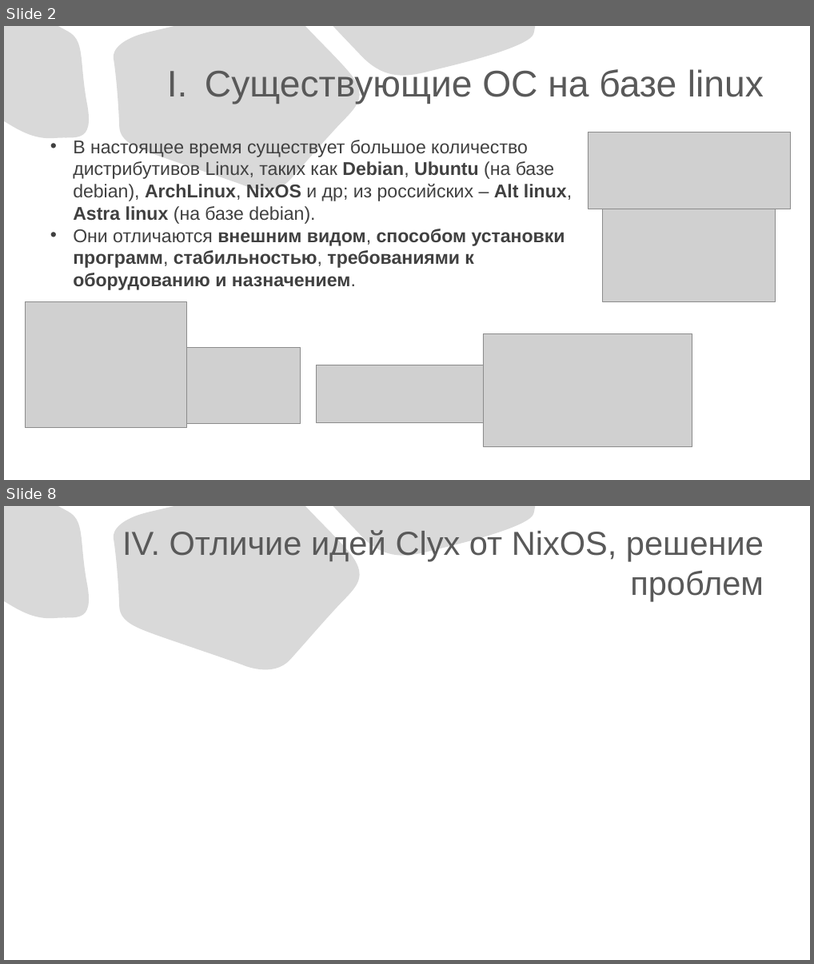
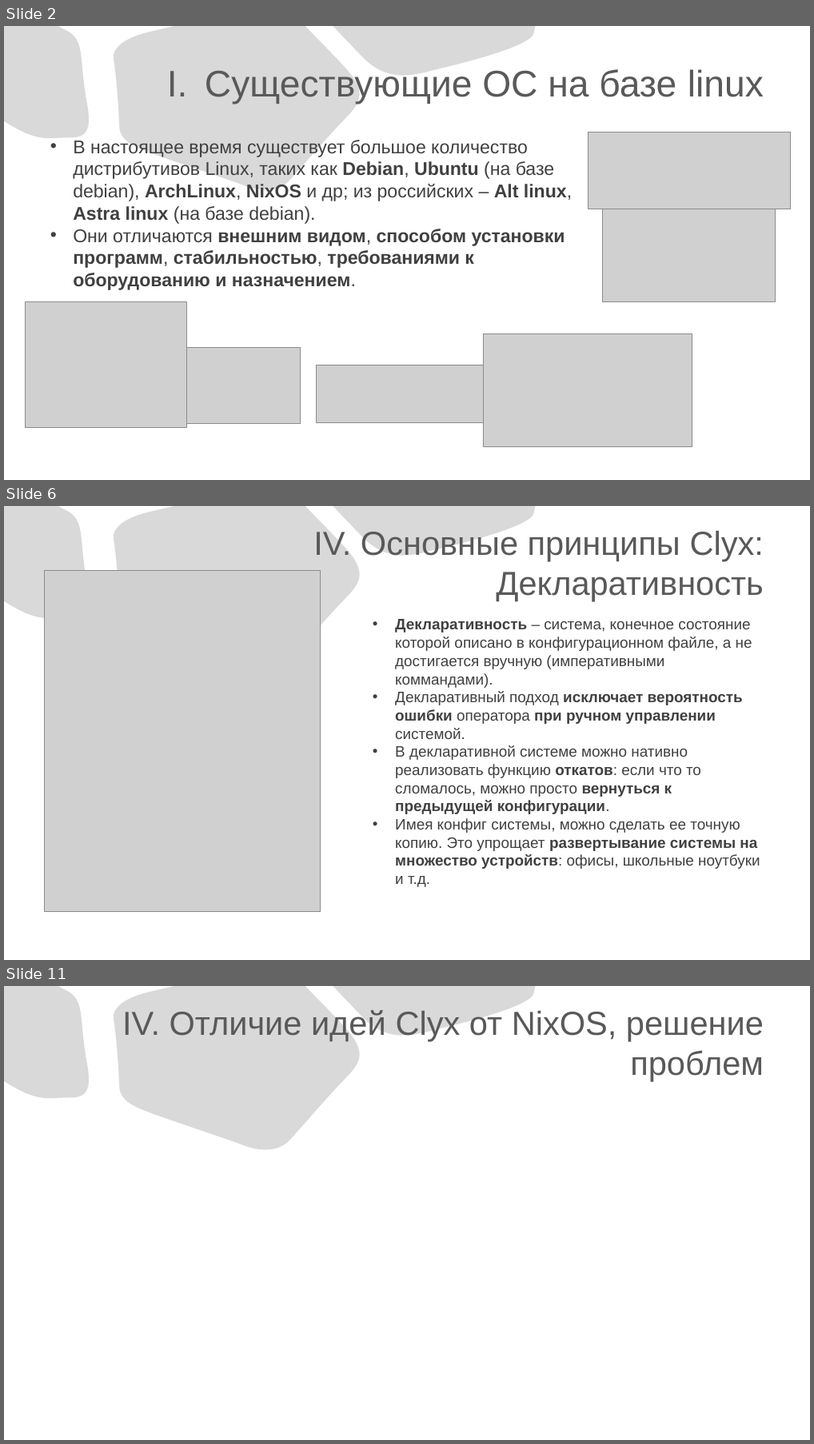
Before and after one commit to slawacats/clyx, a slide deck: ClyxOS.pptx. Shown one above the other, each under a label of ours: slides 2 and 8 before the commit, slides 2, 6 and 11 after it; the slides between them are not shown. The pictures are 814x964 and 814x1444 pixels, drawn with LibreOffice and Linux fonts; fonts in the diff are those of the drawing; grey boxes stand for pictures. Boxes give left, top, right and bottom in pixels: in the first picture for what was removed or moved away, otherwise in the second. Text is boxed around its words. In the diff, an @@ line names an element or a change of style, - is before the commit and + after.

Commit message:
:D modified:   ClyxOS.pptx modified:   clyx.drawio

```diff
--- a/ClyxOS.pptx
+++ b/ClyxOS.pptx
@@ slide 6 added at [4, 506, 810, 960], background #FFFFFF; not listed: 3 template elements that a slide beside it also shows @@
@@ title added at [314, 531, 764, 601], 39.6 pt, text #595959 @@
+IV. Основные принципы Clyx:
+Декларативность
@@ picture added at [45, 571, 321, 912] @@
@@ text added at [395, 619, 760, 887], 18 pt, text #404040 @@
+• Декларативность – система, конечное состояние которой описано в конфигурационном файле, а не достигается вручную (императивными коммандами).
+• Декларативный подход исключает вероятность ошибки оператора при ручном управлении системой.
+• В декларативной системе можно нативно реализовать функцию откатов: если что то сломалось, можно просто вернуться к предыдущей конфигурации.
+• Имея конфиг системы, можно сделать ее точную копию. Это упрощает развертывание системы на множество устройств: офисы, школьные ноутбуки и т.д.
@@ what was slide 8 is now slide 11 @@
```
Also in this commit, not shown: 4 slides changed, 3 other slides added, 1 slide removed, 1 other file.
